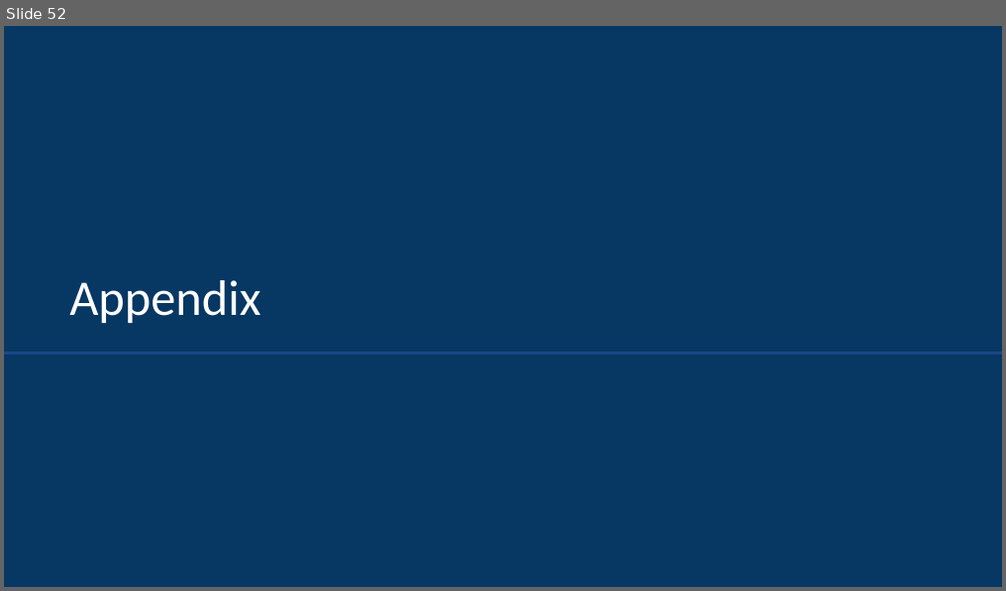
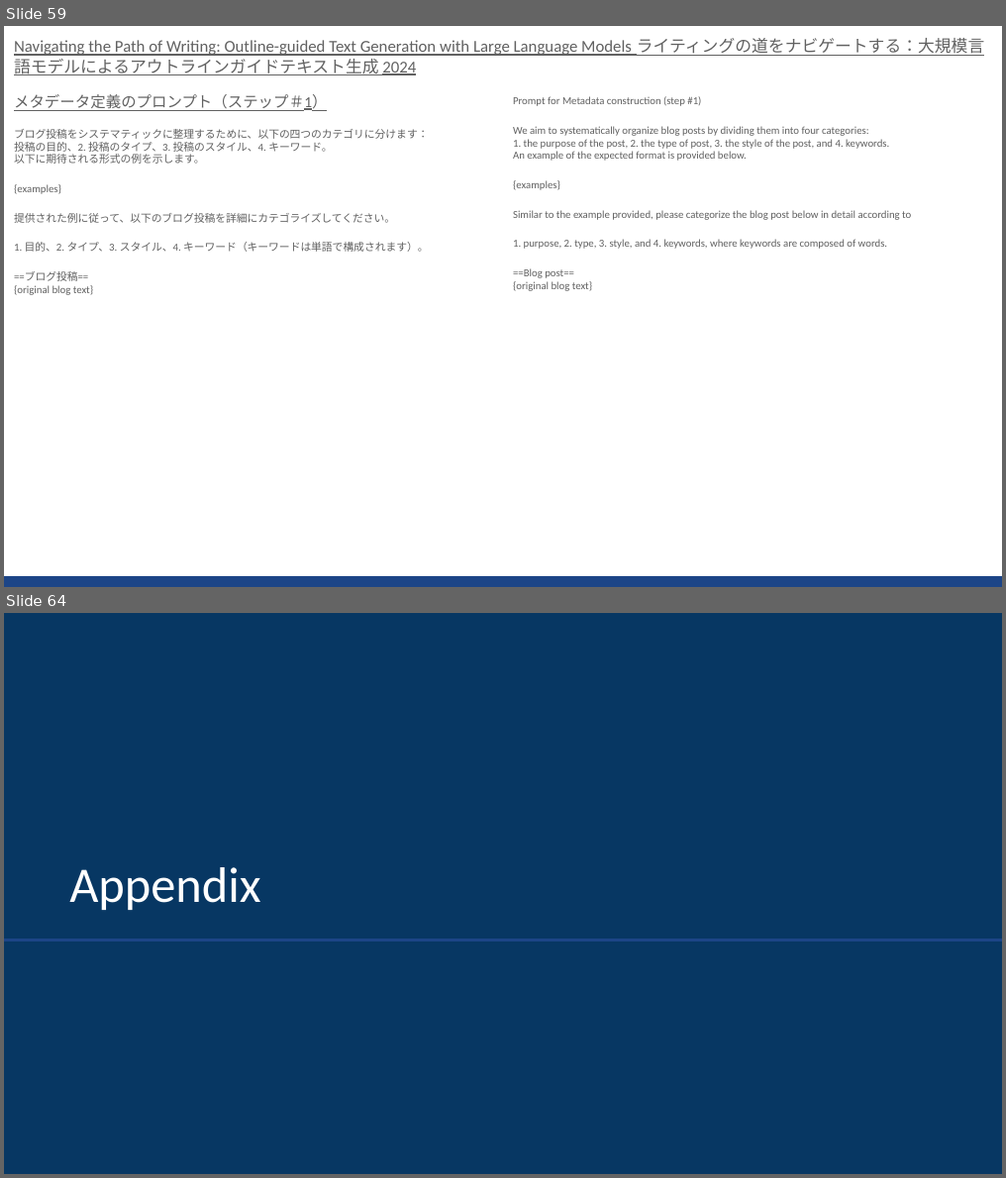
Before and after one commit to sekihan02/code_sundbox, a slide deck: 2024_LLM論文要約_4.pptx. Shown one above the other, each under a label of ours: slide 52 before the commit, slides 59 and 64 after it; the slides between them are not shown. The pictures are 1006x591 and 1006x1178 pixels, drawn with LibreOffice and Linux fonts; fonts in the diff are those of the drawing. Boxes give left, top, right and bottom in pixels: in the first picture for what was removed or moved away, otherwise in the second. Text is boxed around its words. In the diff, an @@ line names an element or a change of style, - is before the commit and + after.

```diff
--- a/2024_LLM論文要約_4.pptx
+++ b/2024_LLM論文要約_4.pptx
@@ slide 59 added at (4,26,1002,587), background #FFFFFF @@
@@ text added at (14,38,984,295), 7.6 pt, text #616161 @@
+Navigating the Path of Writing: Outline-guided Text Generation with Large Language Models ライティングの道をナビゲートする：大規模言語モデルによるアウトラインガイドテキスト生成 2024
+メタデータ定義のプロンプト（ステップ＃1）
+ブログ投稿をシステマティックに整理するために、以下の四つのカテゴリに分けます：
+投稿の目的、2. 投稿のタイプ、3. 投稿のスタイル、4. キーワード。
+以下に期待される形式の例を示します。
+{examples}
+提供された例に従って、以下のブログ投稿を詳細にカテゴライズしてください。
+1. 目的、2. タイプ、3. スタイル、4. キーワード（キーワードは単語で構成されます）。
+==ブログ投稿==
+{original blog text}
@@ text added at (513,96,911,291), 7.6 pt, text #616161 @@
+Prompt for Metadata construction (step #1)
+We aim to systematically organize blog posts by dividing them into four categories:
+1. the purpose of the post, 2. the type of post, 3. the style of the post, and 4. keywords.
+An example of the expected format is provided below.
+{examples}
+Similar to the example provided, please categorize the blog post below in detail according to
+1. purpose, 2. type, 3. style, and 4. keywords, where keywords are composed of words.
+==Blog post==
+{original blog text}
@@ rectangle added at (4,576,1002,587), fill #1C4587 @@
@@ what was slide 52 is now slide 64 @@
```
Also in this commit, not shown: 11 other slides added, 3 other files.
